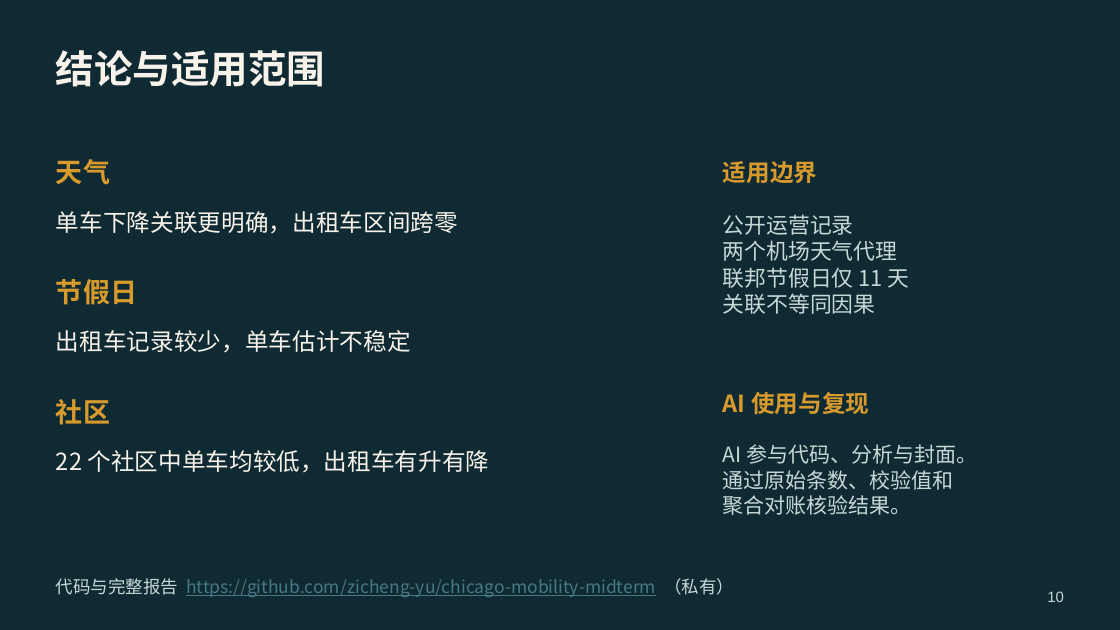
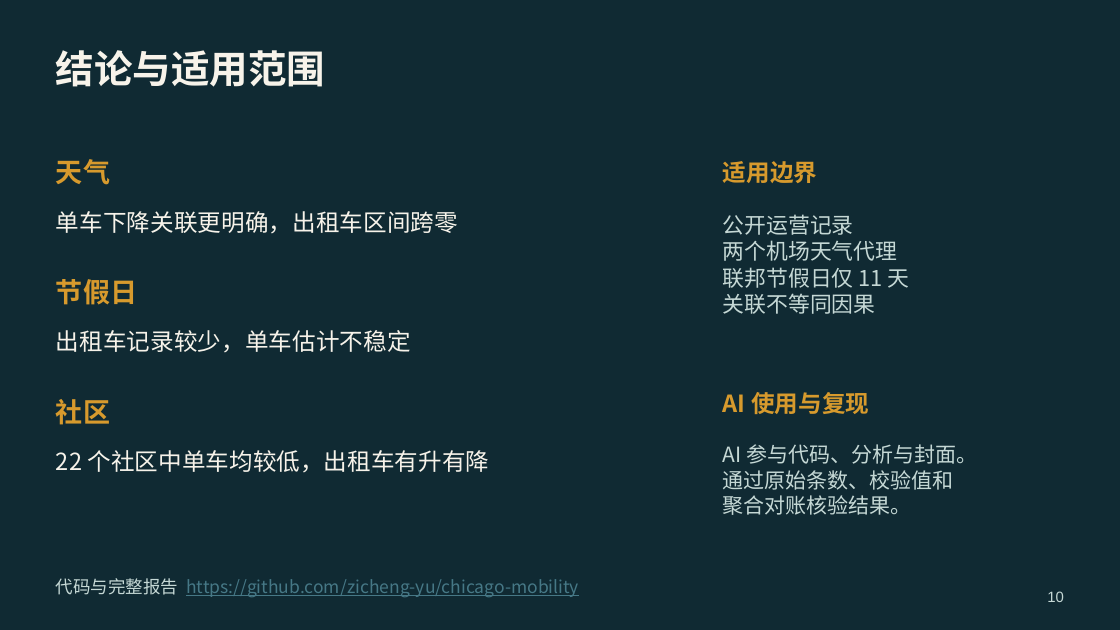
Before and after one commit to zicheng-yu/chicago-mobility, a slide deck: slide 10 of deliverables/展示PPT.pptx. Drawn at 1120x630 pixels with LibreOffice and Linux fonts; fonts in the diff are those of the drawing. Boxes give left, top, right and bottom in pixels: in the first picture for what was removed or moved away, otherwise in the second. Text is boxed around its words. In the diff, an @@ line names an element or a change of style, - is before the commit and + after.

Commit message:
Refresh presentation link after repository rename

```diff
--- a/deliverables/展示PPT.pptx
+++ b/deliverables/展示PPT.pptx
@@ text at (56,578,579,597): text changed @@
-代码与完整报告 https://github.com/zicheng-yu/chicago-mobility-midterm （私有）
+代码与完整报告 https://github.com/zicheng-yu/chicago-mobility
```
Also in this commit, not shown: 4 other files.
